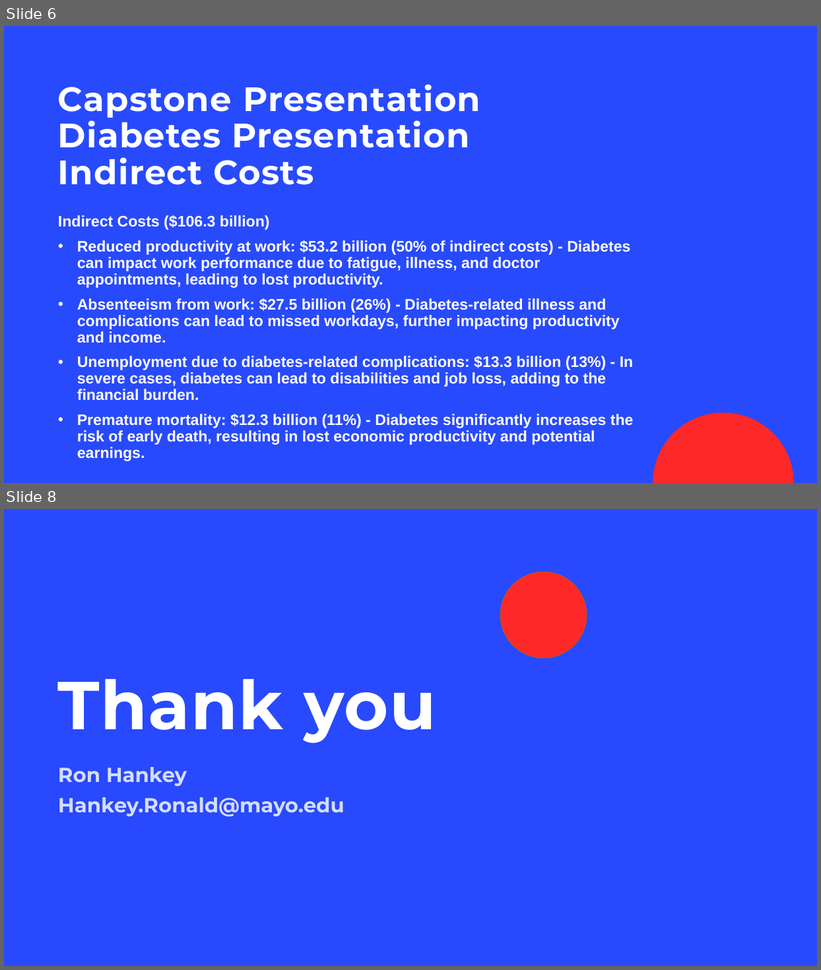
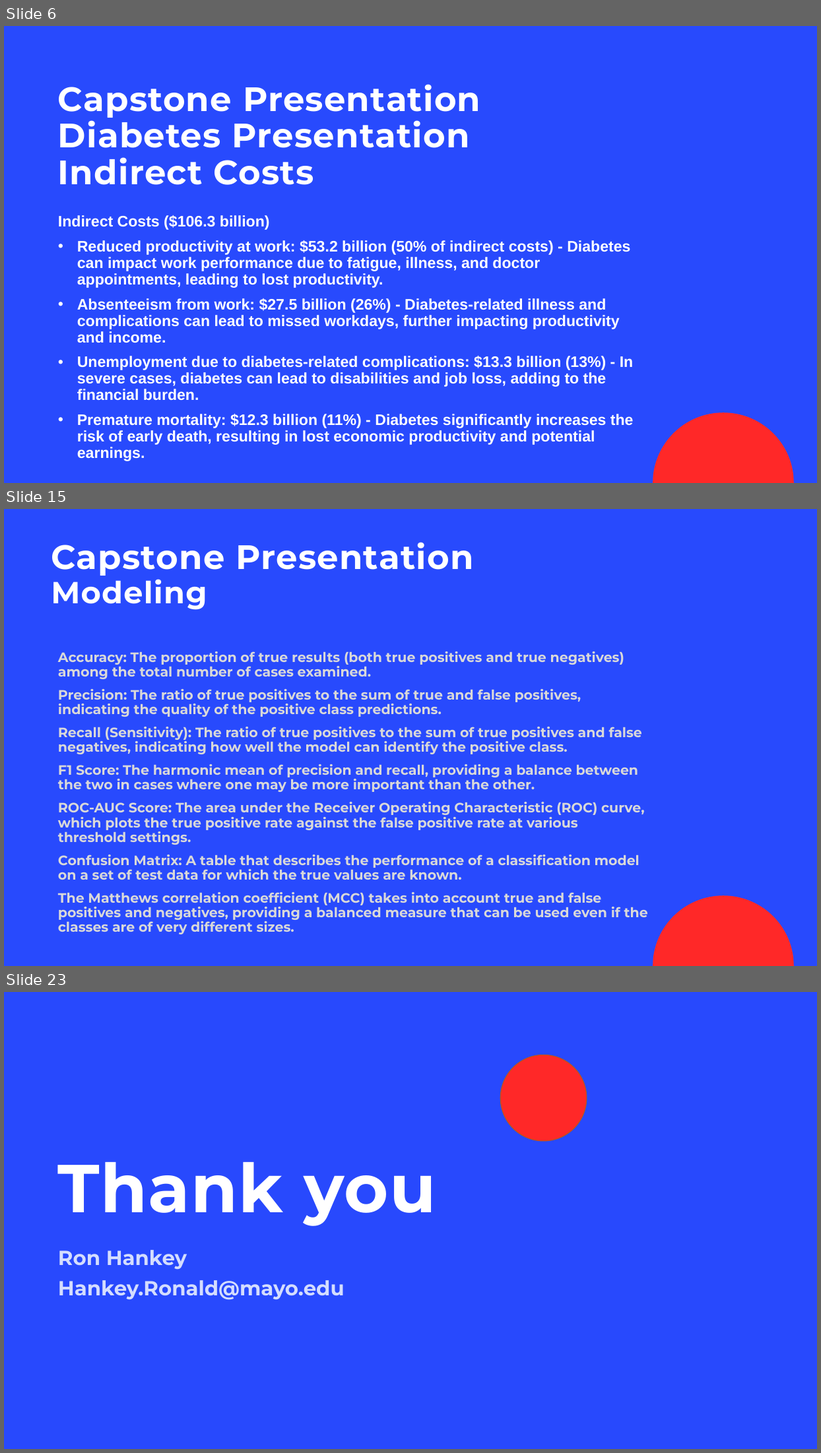
Before and after one commit to lykkelig/Capstone-Two, a slide deck: Capstone_Presentation.pptx. Shown one above the other, each under a label of ours: slides 6 and 8 before the commit, slides 6, 15 and 23 after it; the slides between them are not shown. The pictures are 821x970 and 821x1453 pixels, drawn with LibreOffice and Linux fonts; fonts in the diff are those of the drawing; background and template pictures are left out. Boxes give left, top, right and bottom in pixels: in the first picture for what was removed or moved away, otherwise in the second. Text is boxed around its words. In the diff, an @@ line names an element or a change of style, - is before the commit and + after.

Commit message:
Update Capstone_Presentation.pptx
Updated presentation

```diff
--- a/Capstone_Presentation.pptx
+++ b/Capstone_Presentation.pptx
@@ slide 15 added at <box>4,509,817,966</box>, background #284AFD; not listed: 1 template element that a slide beside it also shows @@
@@ title added at <box>51,542,474,610</box>, 40 pt, text #FFFFFF, bold @@
+Capstone Presentation
+Modeling
@@ subtitle added at <box>58,652,648,935</box>, 16 pt, text #D9D9D9, bold @@
+Accuracy: The proportion of true results (both true positives and true negatives) among the total number of cases examined.
+Precision: The ratio of true positives to the sum of true and false positives, indicating the quality of the positive class predictions.
+Recall (Sensitivity): The ratio of true positives to the sum of true positives and false negatives, indicating how well the model can identify the positive class.
+F1 Score: The harmonic mean of precision and recall, providing a balance between the two in cases where one may be more important than the other.
+ROC-AUC Score: The area under the Receiver Operating Characteristic (ROC) curve, which plots the true positive rate against the false positive rate at various threshold settings.
+Confusion Matrix: A table that describes the performance of a classification model on a set of test data for which the true values are known.
+The Matthews correlation coefficient (MCC) takes into account true and false positives and negatives, providing a balanced measure that can be used even if the classes are of very different sizes.
@@ what was slide 8 is now slide 23 @@
```
Also in this commit, not shown: 15 other slides added, 1 slide removed.
